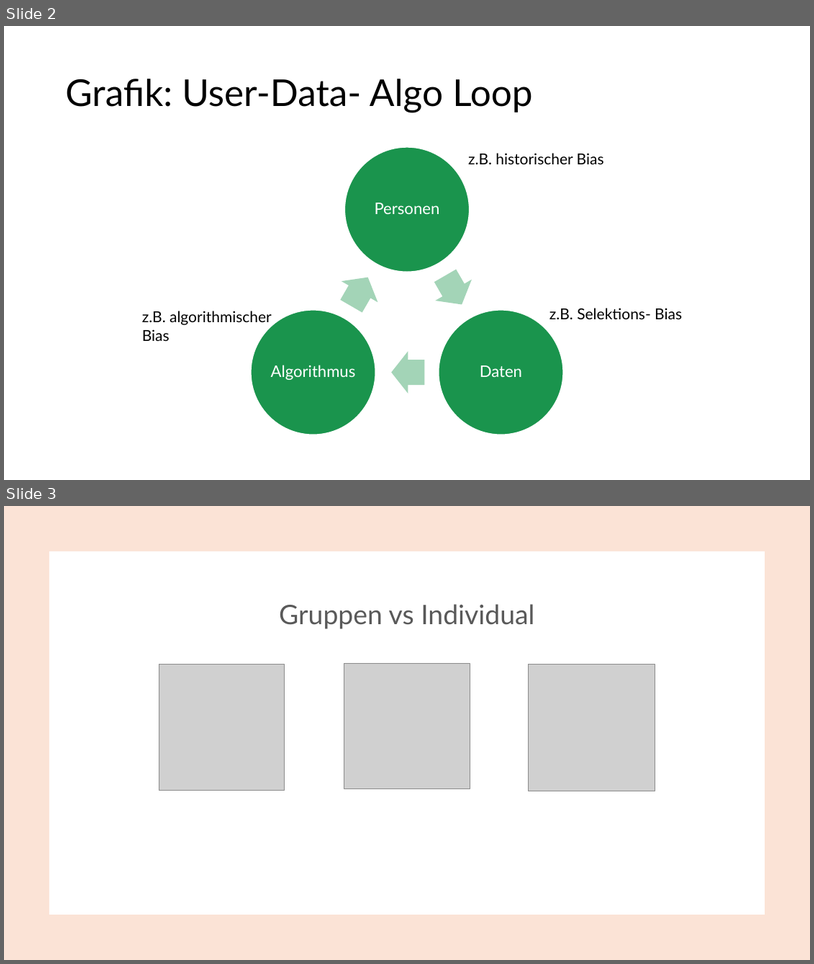
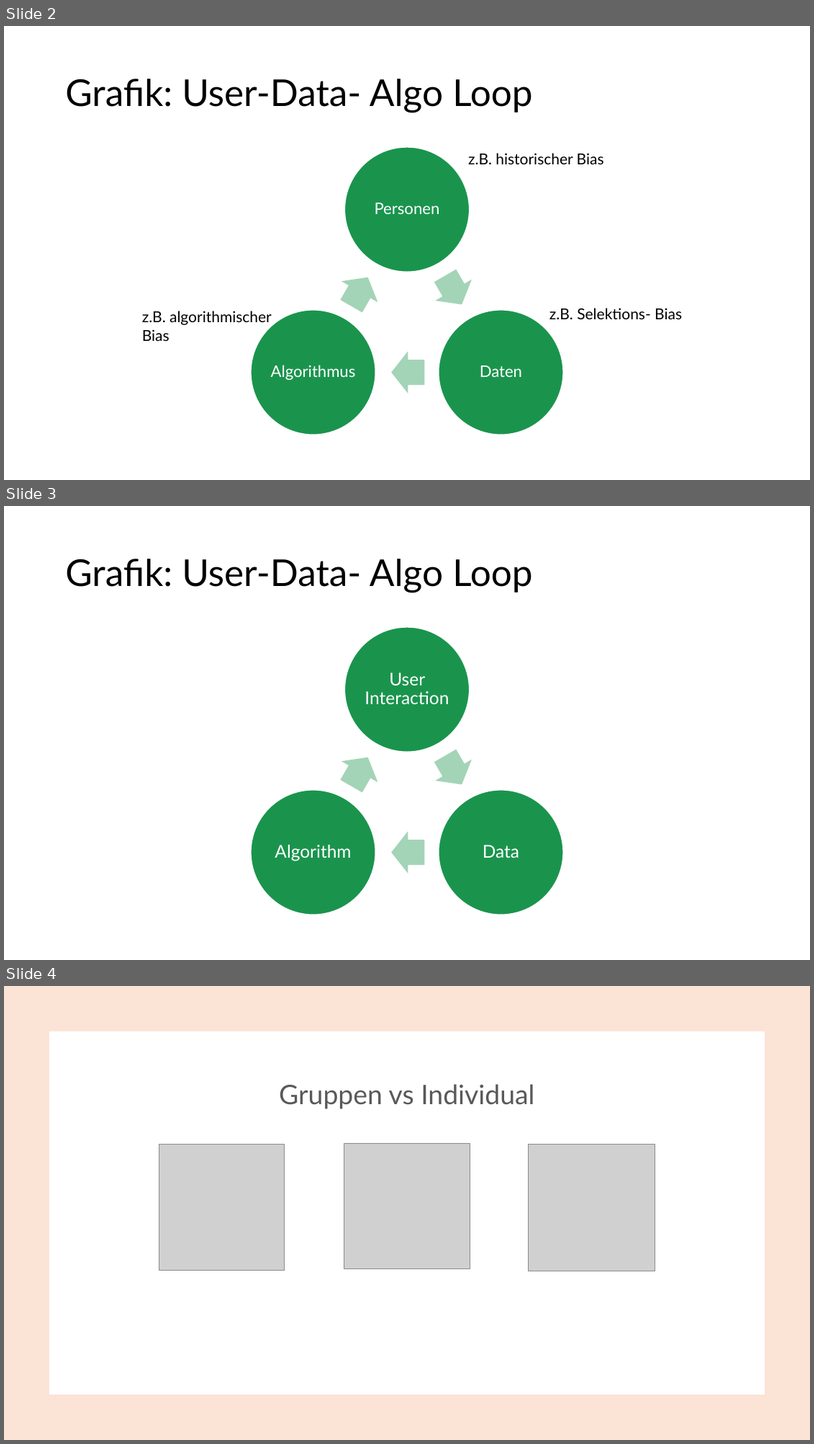
Before and after one commit to juliet-fleischer/SQF_fairness_project, a slide deck: figures/custom_figues.pptx. Shown one above the other, each under a label of ours: slides 2 and 3 before the commit, slides 2, 3 and 4 after it. The pictures are 814x964 and 814x1444 pixels, drawn with LibreOffice and Linux fonts; fonts in the diff are those of the drawing; grey boxes stand for pictures. Boxes give left, top, right and bottom in pixels: in the first picture for what was removed or moved away, otherwise in the second. Text is boxed around its words. In the diff, an @@ line names an element or a change of style, - is before the commit and + after.

Commit message:
fairness loop figure english

```diff
--- a/figures/custom_figues.pptx
+++ b/figures/custom_figues.pptx
@@ slide 3 added at bbox=[4, 506, 810, 960], background #FFFFFF @@
@@ title added at bbox=[65, 559, 532, 592], 44 pt, text #000000 @@
+Grafik: User-Data- Algo Loop
@@ group added at bbox=[251, 627, 564, 915]: 3 ellipses, 3 texts, 3 right arrows @@
+User Interaction
+Data
+Algorithm
@@ what was slide 3 is now slide 4 @@
```
